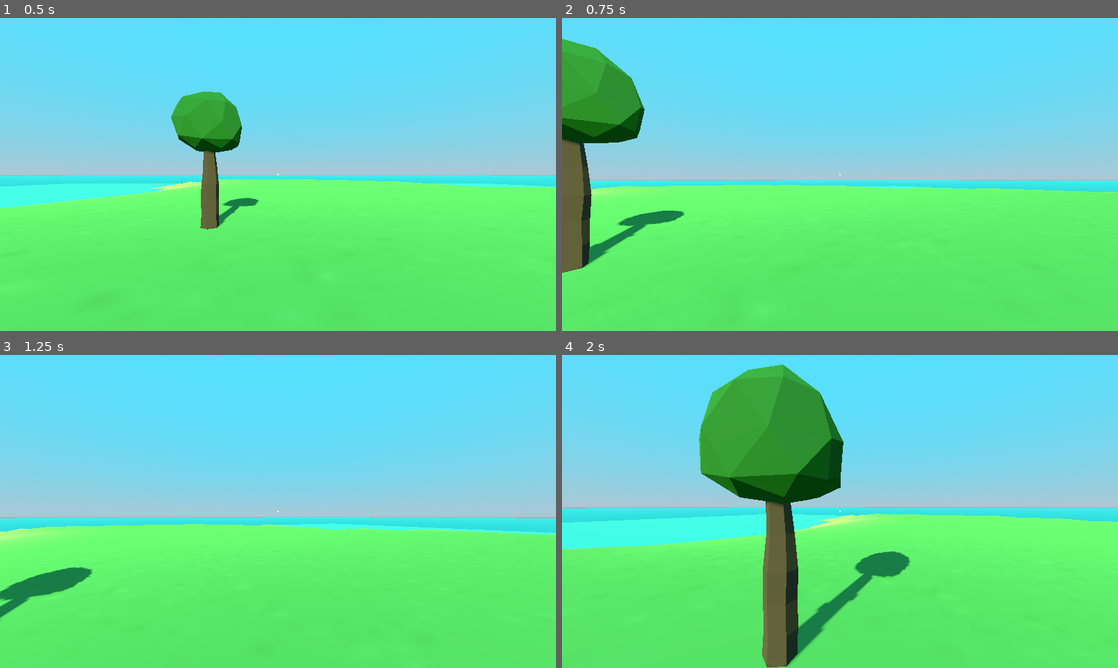
Above: before the commit, frames 1-4 (two rows, left to right).
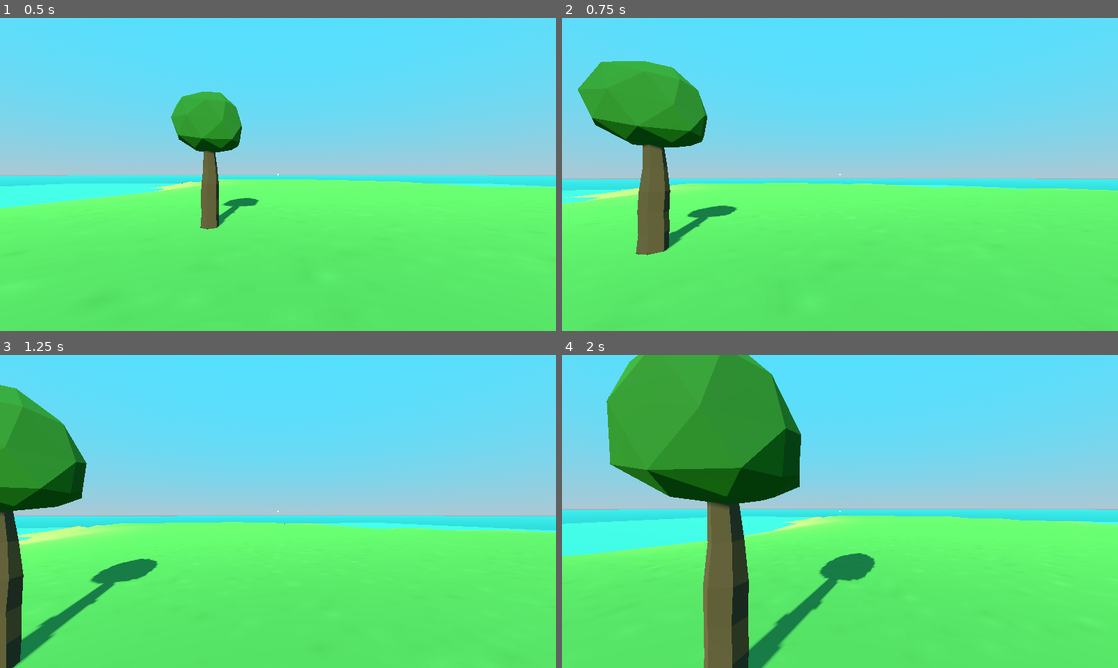
Above: after the commit, the same moments.

Repository: jrenato/survival_game
Game: Godot game, scene res://Game/main_game.tscn
Two runs of this game, one before a commit and one after it. Both use one fixed random seed, a clock stepped at 60 frames per second and the inputs below.
Inputs (mouse positions are in pixels of both pictures, inside the frame that each line leads up to):
- Up to frame 1 (0.5 s): no input
- Up to frame 2 (0.75 s): tap Enter at 0.5 s; move the mouse to (867, 174) at 0.52 s; hold W (move_forward) from 0.53 s (still down); tap E (interact) at 0.6 s
- Up to frame 3 (1.25 s): keep holding W (move_forward); tap Space (jump) at 0.77 s
- Up to frame 4 (2 s): keep holding W (move_forward); move the mouse to (812, 511) at 1.27 s; tap E (interact) at 1.35 s; tap Space (jump) at 1.52 s

Frame 1 is identical in both runs. In frame 2, 11% of the frame differs, in the area x 0-100%, y 6-82%; in frame 3, 11%; in frame 4, 24%, in the area x 0-100%, y 0-100%.

Commit message:
Added inventory manager

Diff:
--- a/Actors/Player/player.tscn
+++ b/Actors/Player/player.tscn
@@ -1,7 +1,8 @@
-[gd_scene load_steps=4 format=3 uid="uid://c3ohes7ep45ai"]
+[gd_scene load_steps=5 format=3 uid="uid://c3ohes7ep45ai"]
 
 [ext_resource type="Script" path="res://Actors/Player/player.gd" id="1_j02ds"]
 [ext_resource type="Script" path="res://Actors/Player/interaction_ray_cast.gd" id="2_qopfo"]
+[ext_resource type="Script" path="res://Game/Managers/inventory_manager.gd" id="3_tuth7"]
 
 [sub_resource type="CapsuleShape3D" id="CapsuleShape3D_ynpi3"]
 radius = 0.25
@@ -27,3 +28,8 @@
 collision_mask = 4
 collide_with_areas = true
 script = ExtResource("2_qopfo")
+
+[node name="Managers" type="Node" parent="."]
+
+[node name="InventoryManager" type="Node" parent="Managers"]
+script = ExtResource("3_tuth7")
--- a/Game/Configs/item_config.gd
+++ b/Game/Configs/item_config.gd
@@ -5,3 +5,13 @@
 	STONE,
 	PLANT
 }
+
+const ITEM_RESOURCE_PATHS: Dictionary = {
+	Keys.STICK: preload("res://Resources/ItemResources/stick_resource.tres"),
+	Keys.STONE: preload("res://Resources/ItemResources/stone_resource.tres"),
+	Keys.PLANT: preload("res://Resources/ItemResources/plant_resource.tres"),
+}
+
+
+static func get_item_resource(key: Keys) -> ItemResource:
+	return ITEM_RESOURCE_PATHS.get(key)
--- /dev/null
+++ b/Game/Managers/inventory_manager.gd
@@ -0,0 +1,26 @@
+extends Node
+
+
+const INVENTORY_SIZE: int = 28
+
+var inventory: Array = []
+
+
+func _enter_tree() -> void:
+	EventSystem.tried_to_pick_item.connect(_on_tried_to_pick_item)
+
+
+func _ready() -> void:
+	inventory.resize(INVENTORY_SIZE)
+
+
+func _on_tried_to_pick_item(item_key: ItemConfig.Keys, destroy_pickupable: Callable) -> void:
+	if not inventory.count(null):
+		return
+
+	add_item(item_key)
+	destroy_pickupable.call()
+
+
+func add_item(item_key: ItemConfig.Keys) -> void:
+	inventory[inventory.find(null)] = item_key
--- a/Game/event_system.gd
+++ b/Game/event_system.gd
@@ -3,3 +3,5 @@
 
 signal looked_at_interactable
 signal stopped_looking_at_interactable
+
+signal tried_to_pick_item
--- a/Items/Interactables/pickupable.gd
+++ b/Items/Interactables/pickupable.gd
@@ -7,4 +7,8 @@
 
 
 func start_interaction() -> void:
+	EventSystem.tried_to_pick_item.emit(item_key, destroy_self)
+
+
+func destroy_self() -> void:
 	parent.queue_free()
--- /dev/null
+++ b/Resources/ItemResources/item_resource.gd
@@ -0,0 +1,5 @@
+class_name ItemResource extends Resource
+
+@export var item_key: ItemConfig.Keys
+@export var display_name: String = "Item Name"
+@export var icon: Texture2D
--- /dev/null
+++ b/Resources/ItemResources/plant_resource.tres
@@ -0,0 +1,10 @@
+[gd_resource type="Resource" script_class="ItemResource" load_steps=3 format=3 uid="uid://bhohdvllgiudg"]
+
+[ext_resource type="Texture2D" uid="uid://d02m2gev82w4r" path="res://Assets/textures/item_icons/plant.png" id="1_tqjai"]
+[ext_resource type="Script" path="res://Resources/ItemResources/item_resource.gd" id="2_41h8h"]
+
+[resource]
+script = ExtResource("2_41h8h")
+item_key = 2
+display_name = "Plant"
+icon = ExtResource("1_tqjai")
--- /dev/null
+++ b/Resources/ItemResources/stick_resource.tres
@@ -0,0 +1,10 @@
+[gd_resource type="Resource" script_class="ItemResource" load_steps=3 format=3 uid="uid://6lmj4xgwpu17"]
+
+[ext_resource type="Texture2D" uid="uid://cqgrostwdnpk8" path="res://Assets/textures/item_icons/stick.png" id="1_o4cho"]
+[ext_resource type="Script" path="res://Resources/ItemResources/item_resource.gd" id="1_pvwuq"]
+
+[resource]
+script = ExtResource("1_pvwuq")
+item_key = 0
+display_name = "Stick"
+icon = ExtResource("1_o4cho")
--- /dev/null
+++ b/Resources/ItemResources/stone_resource.tres
@@ -0,0 +1,10 @@
+[gd_resource type="Resource" script_class="ItemResource" load_steps=3 format=3 uid="uid://d04yheq5vtr4r"]
+
+[ext_resource type="Texture2D" uid="uid://ddbelaioqxl3s" path="res://Assets/textures/item_icons/stone.png" id="1_c5wl5"]
+[ext_resource type="Script" path="res://Resources/ItemResources/item_resource.gd" id="2_uoxs1"]
+
+[resource]
+script = ExtResource("2_uoxs1")
+item_key = 1
+display_name = "Stone"
+icon = ExtResource("1_c5wl5")
--- a/project.godot
+++ b/project.godot
@@ -26,8 +26,8 @@
 
 [display]
 
-window/size/viewport_width=1920
-window/size/viewport_height=1080
+window/size/viewport_width=1280
+window/size/viewport_height=720
 window/stretch/mode="canvas_items"
 window/stretch/aspect="expand"
 
Not shown, changed: .gitignore
